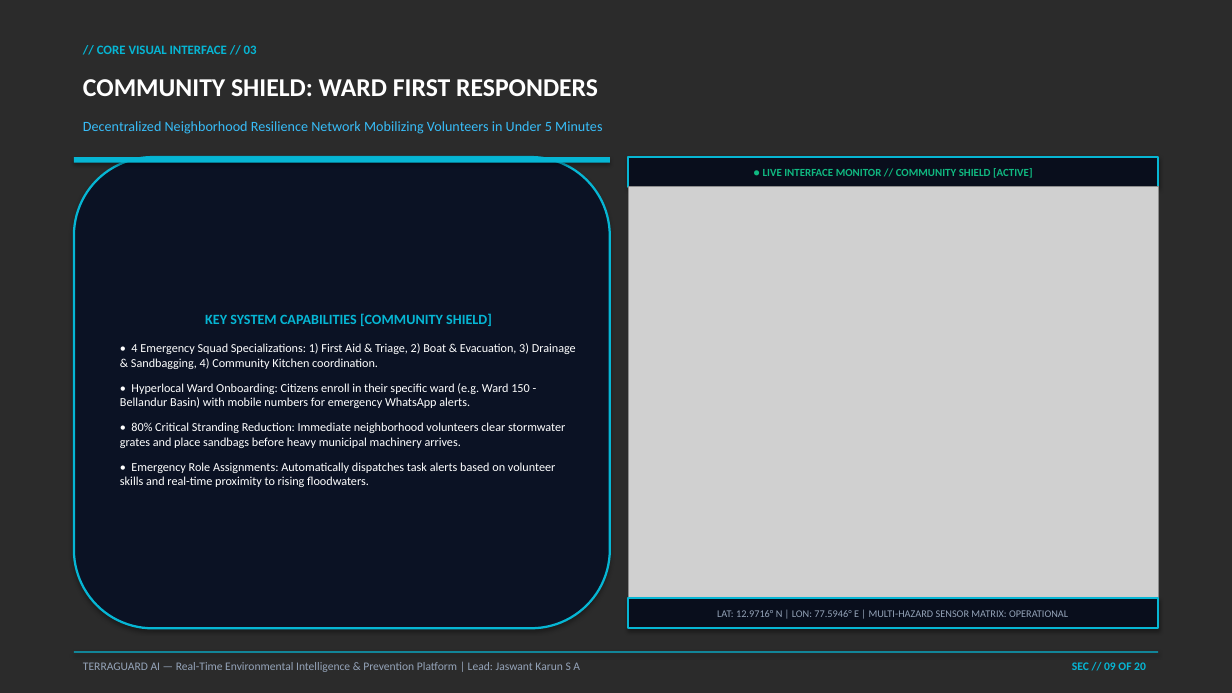
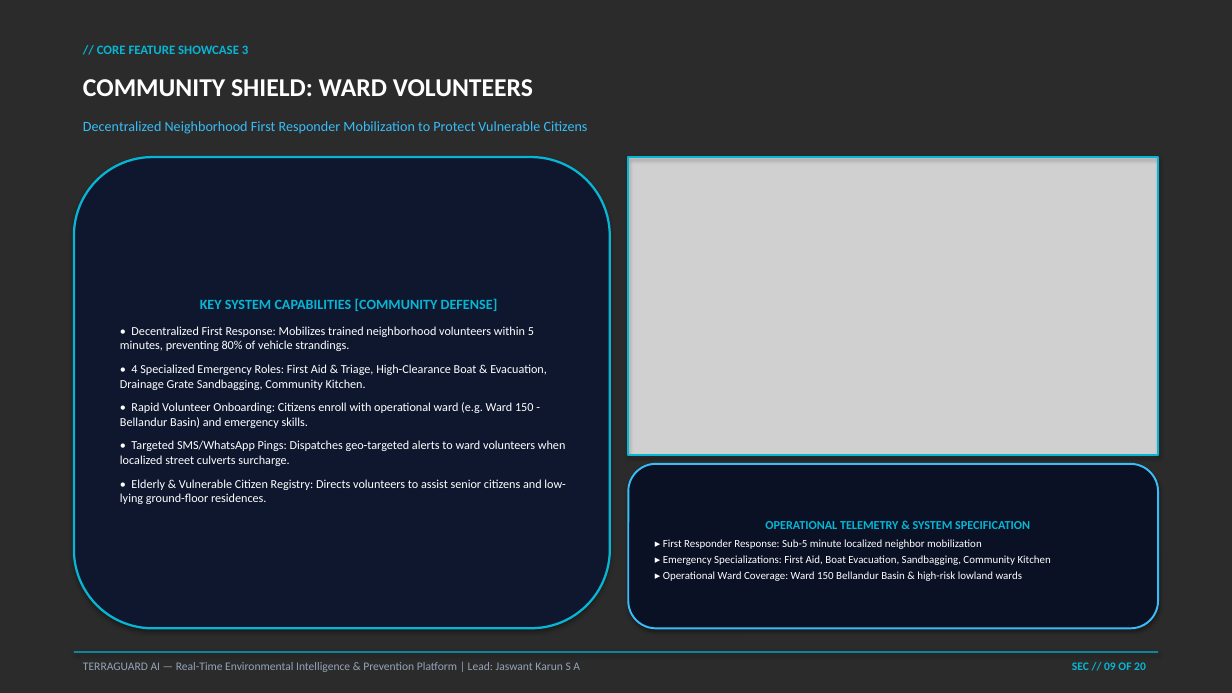
Before and after one commit to Jaswant-Karun/TerraGuard-AI, a slide deck: slide 9 of INFINEX_2K26_TerraGuard_AI_Presentation.pptx. Drawn at 1232x693 pixels with LibreOffice and Linux fonts; fonts in the diff are those of the drawing; grey boxes stand for pictures; background and template pictures are left out; a plain dark background stands for a picture behind light text. Boxes give left, top, right and bottom in pixels: in the first picture for what was removed or moved away, otherwise in the second. Text is boxed around its words. In the diff, an @@ line names an element or a change of style, - is before the commit and + after.

```diff
--- a/INFINEX_2K26_TerraGuard_AI_Presentation.pptx
+++ b/INFINEX_2K26_TerraGuard_AI_Presentation.pptx
@@ text at (97,45,248,54): text changed @@
-// CORE VISUAL INTERFACE // 03
+// CORE FEATURE SHOWCASE 3
@@ text at (83,79,533,96): text changed @@
-COMMUNITY SHIELD: WARD FIRST RESPONDERS
+COMMUNITY SHIELD: WARD VOLUNTEERS
@@ text at (83,121,588,134): text changed @@
-Decentralized Neighborhood Resilience Network Mobilizing Volunteers in Under 5 Minutes
+Decentralized Neighborhood First Responder Mobilization to Protect Vulnerable Citizens
@@ rounded rectangle "KEY SYSTEM CAPABILITIES [COMMUNITY DEFENSE]" at (74,157,610,628): fill #0B1224 to #0E172E @@
@@ rectangle removed at (74,157,610,163) @@
@@ picture: place and size @@
-picture at (628,187,1158,598)
+picture at (628,157,1158,455)
@@ rectangle removed at (628,157,1158,187) @@
-● LIVE INTERFACE MONITOR // COMMUNITY SHIELD [ACTIVE]
@@ rectangle added at (628,157,1158,455), outline #06B6D4 1.5 pt @@
@@ text in rounded rectangle at (120,298,566,504): text changed @@
-KEY SYSTEM CAPABILITIES [COMMUNITY SHIELD]
-• 4 Emergency Squad Specializations: 1) First Aid & Triage, 2) Boat & Evacuation, 3) Drainage & Sandbagging, 4) Community Kitchen coordination.
-• Hyperlocal Ward Onboarding: Citizens enroll in their specific ward (e.g. Ward 150 - Bellandur Basin) with mobile numbers for emergency WhatsApp alerts.
-• 80% Critical Stranding Reduction: Immediate neighborhood volunteers clear stormwater grates and place sandbags before heavy municipal machinery arrives.
-• Emergency Role Assignments: Automatically dispatches task alerts based on volunteer skills and real-time proximity to rising floodwaters.
+KEY SYSTEM CAPABILITIES [COMMUNITY DEFENSE]
+• Decentralized First Response: Mobilizes trained neighborhood volunteers within 5 minutes, preventing 80% of vehicle strandings.
+• 4 Specialized Emergency Roles: First Aid & Triage, High-Clearance Boat & Evacuation, Drainage Grate Sandbagging, Community Kitchen.
+• Rapid Volunteer Onboarding: Citizens enroll with operational ward (e.g. Ward 150 - Bellandur Basin) and emergency skills.
+• Targeted SMS/WhatsApp Pings: Dispatches geo-targeted alerts to ward volunteers when localized street culverts surcharge.
+• Elderly & Vulnerable Citizen Registry: Directs volunteers to assist senior citizens and low-lying ground-floor residences.
@@ rounded rectangle added at (628,464,1158,628), fill #0A1124, outline #38BDF8 1.5 pt, 8.5 pt, text #FFFFFF @@
+OPERATIONAL TELEMETRY & SYSTEM SPECIFICATION
+▸ First Responder Response: Sub-5 minute localized neighbor mobilization
+▸ Emergency Specializations: First Aid, Boat Evacuation, Sandbagging, Community Kitchen
+▸ Operational Ward Coverage: Ward 150 Bellandur Basin & high-risk lowland wards
@@ rectangle removed at (628,598,1158,628) @@
-LAT: 12.9716° N | LON: 77.5946° E | MULTI-HAZARD SENSOR MATRIX: OPERATIONAL
```
Also in this commit, not shown: 10 other slides changed, 9 slides added, 9 slides removed, 2 other files.
